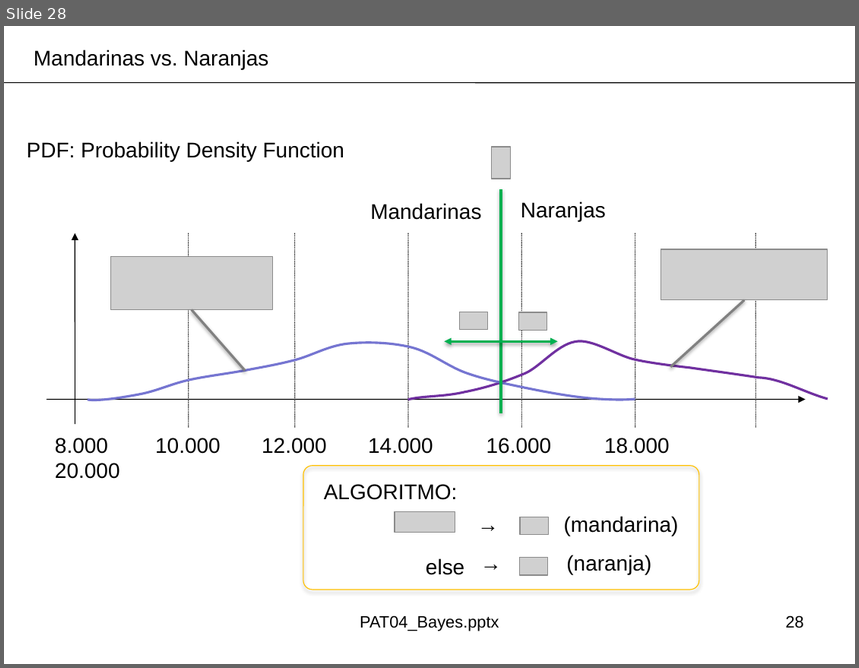
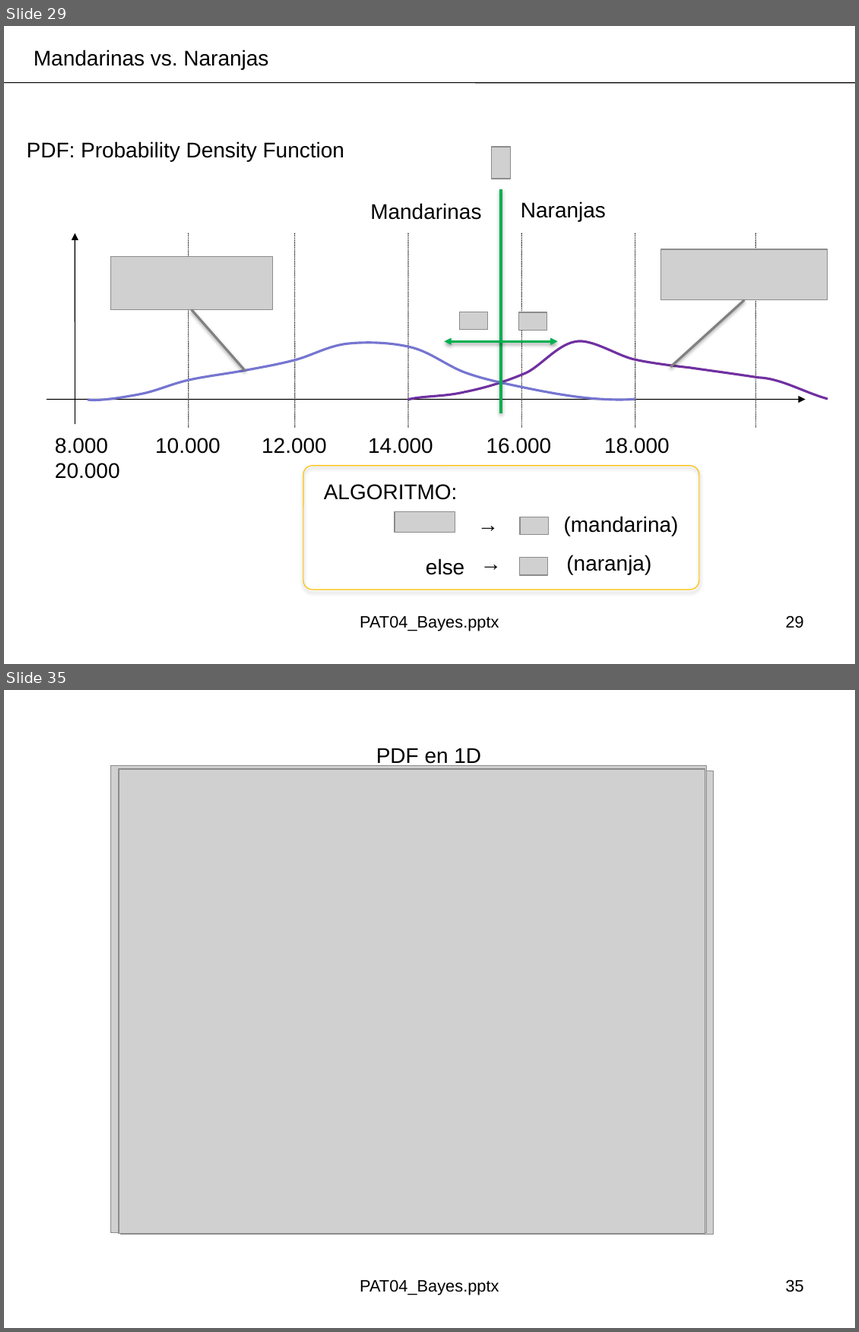
Before and after one commit to domingomery/patrones, a slide deck: clases/Cap04_Clasificacion/presentations/PAT04_Bayes.pptx. Shown one above the other, each under a label of ours: slide 28 before the commit, slides 29 and 35 after it; the slides between them are not shown. The pictures are 859x668 and 859x1332 pixels, drawn with LibreOffice and Linux fonts; fonts in the diff are those of the drawing; grey boxes stand for pictures; background and template pictures are left out. Boxes give left, top, right and bottom in pixels: in the first picture for what was removed or moved away, otherwise in the second. Text is boxed around its words. In the diff, an @@ line names an element or a change of style, - is before the commit and + after.

```diff
--- a/clases/Cap04_Clasificacion/presentations/PAT04_Bayes.pptx
+++ b/clases/Cap04_Clasificacion/presentations/PAT04_Bayes.pptx
@@ slide 35 added at box(4, 690, 855, 1328), background #FFFFFF @@
@@ text added at box(376, 748, 481, 767), 18 pt, text #000000 @@
+PDF en 1D
@@ picture added at box(111, 766, 707, 1233) @@
@@ picture added at box(119, 769, 705, 1234) @@
@@ picture added at box(120, 771, 713, 1234) @@
@@ text added at box(360, 1280, 499, 1296), 14 pt, text #000000 @@
+PAT04_Bayes.pptx
@@ page number added at box(786, 1280, 804, 1293), 14 pt, text #000000 @@
+35
@@ what was slide 28 is now slide 29 @@
@@ page number at box(786, 616, 804, 629): text changed @@
-28
+29
```
Also in this commit, not shown: 3 slides changed, 7 other slides added, 3 other files.
